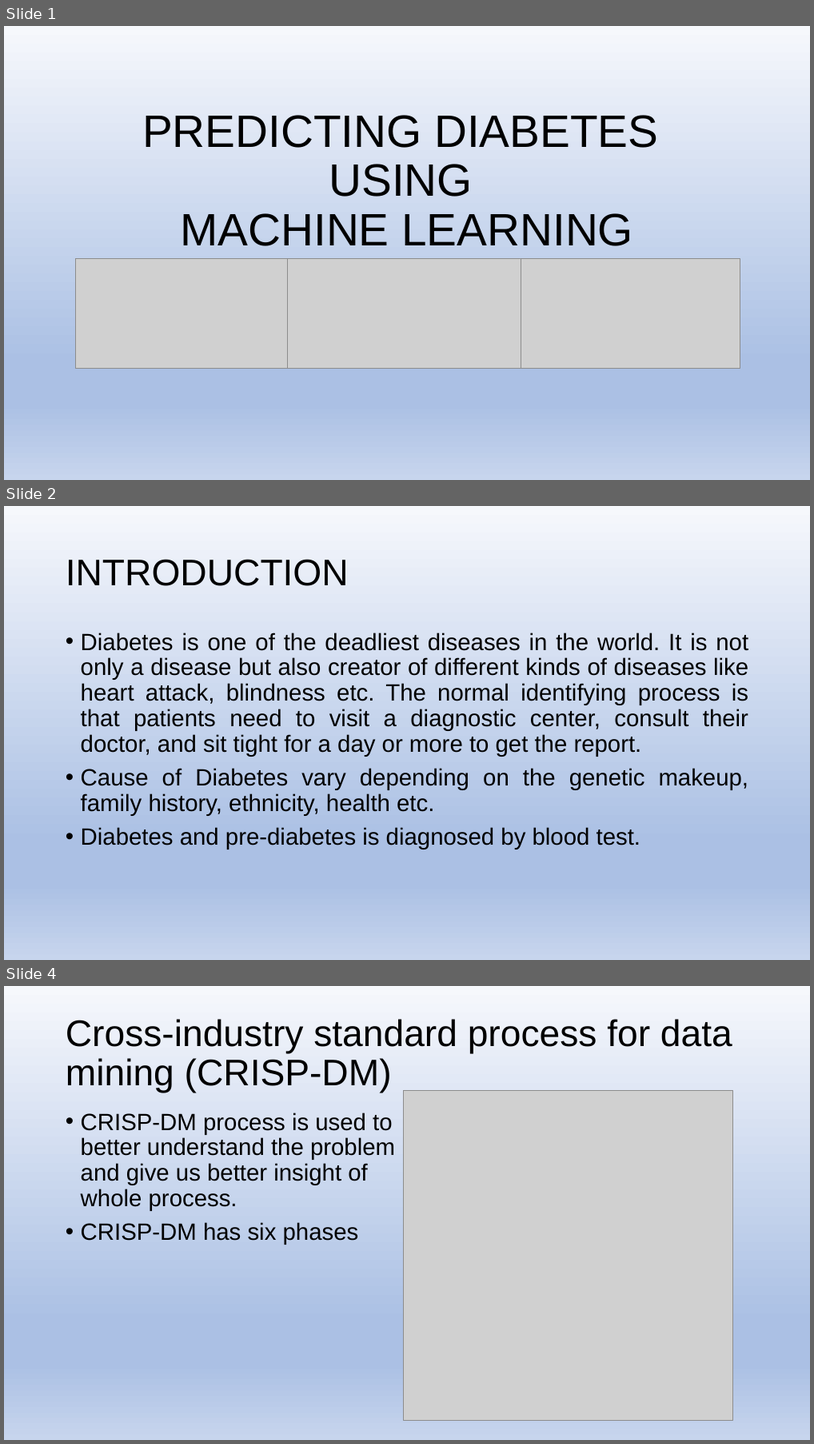
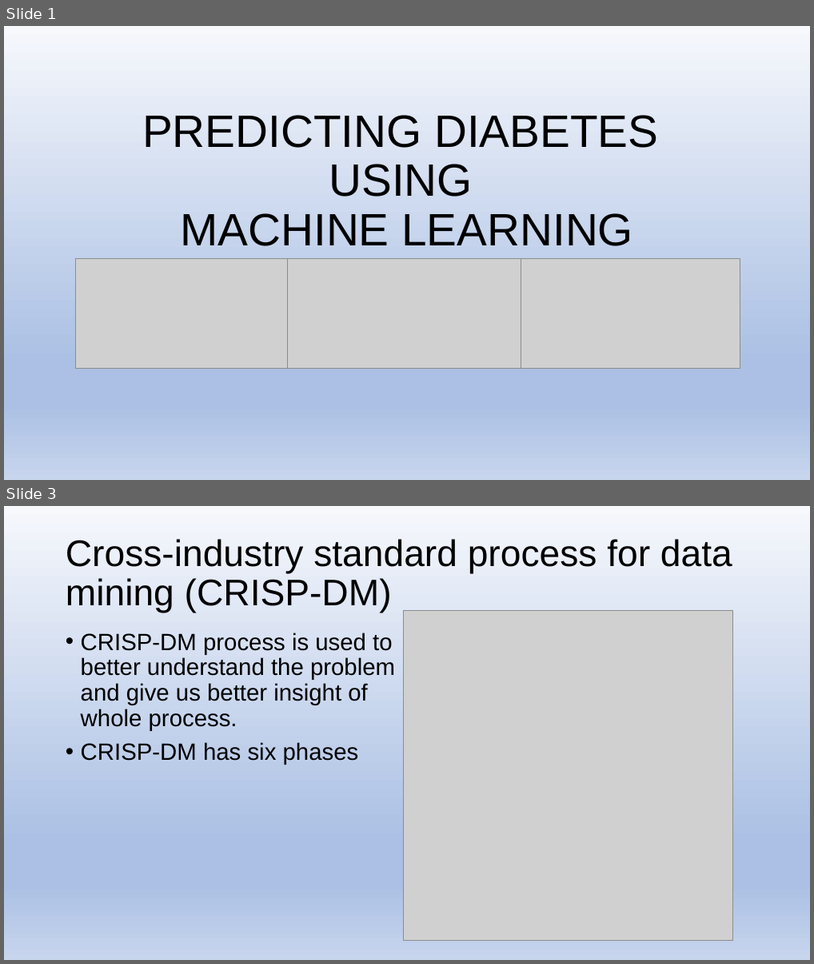
Before and after one commit to rkulshrestha2017/ProjectWork, a slide deck: FinalProject/Predicting Diabetes Using Machine Learning.pptx. Shown one above the other, each under a label of ours: slides 1, 2 and 4 before the commit, slides 1 and 3 after it; the slides between them are not shown. The pictures are 814x1444 and 814x964 pixels, drawn with LibreOffice and Linux fonts; fonts in the diff are those of the drawing; grey boxes stand for pictures. Boxes give left, top, right and bottom in pixels: in the first picture for what was removed or moved away, otherwise in the second. Text is boxed around its words. In the diff, an @@ line names an element or a change of style, - is before the commit and + after.

```diff
--- a/FinalProject/Predicting Diabetes Using Machine Learning.pptx
+++ b/FinalProject/Predicting Diabetes Using Machine Learning.pptx
@@ slide 2 removed at <box>4,506,810,960</box>, background gradient #F6F8FC to #ABC0E4 to #C7D5ED @@
@@ title removed at <box>66,559,349,586</box> @@
-INTRODUCTION
@@ text removed at <box>81,632,750,849</box> @@
-• Diabetes is one of the deadliest diseases in the world. It is not only a disease but also creator of different kinds of diseases like heart attack, blindness etc. The normal identifying process is that patients need to visit a diagnostic center, consult their doctor, and sit tight for a day or more to get the report.
-• Cause of Diabetes vary depending on the genetic makeup, family history, ethnicity, health etc.
-• Diabetes and pre-diabetes is diagnosed by blood test.
@@ what was slide 4 is now slide 3 @@
```
Also in this commit, not shown: 3 slides changed.
